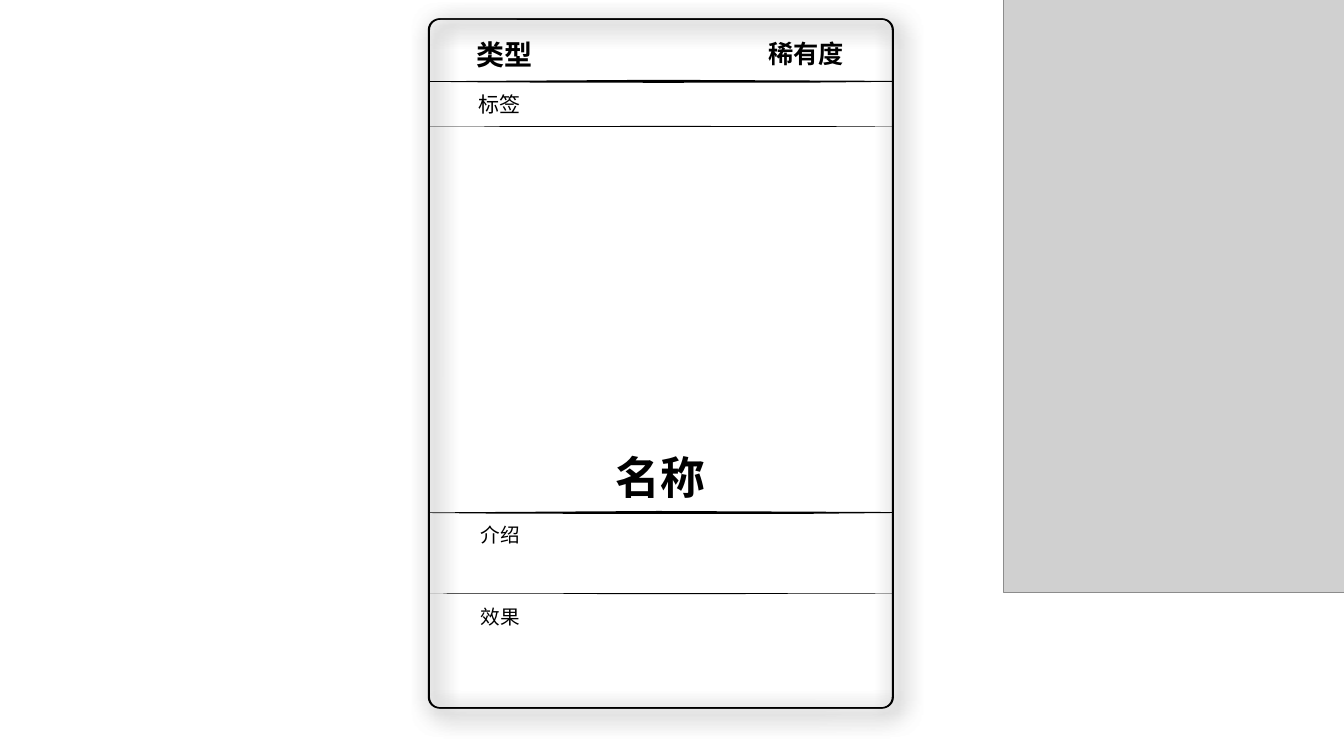
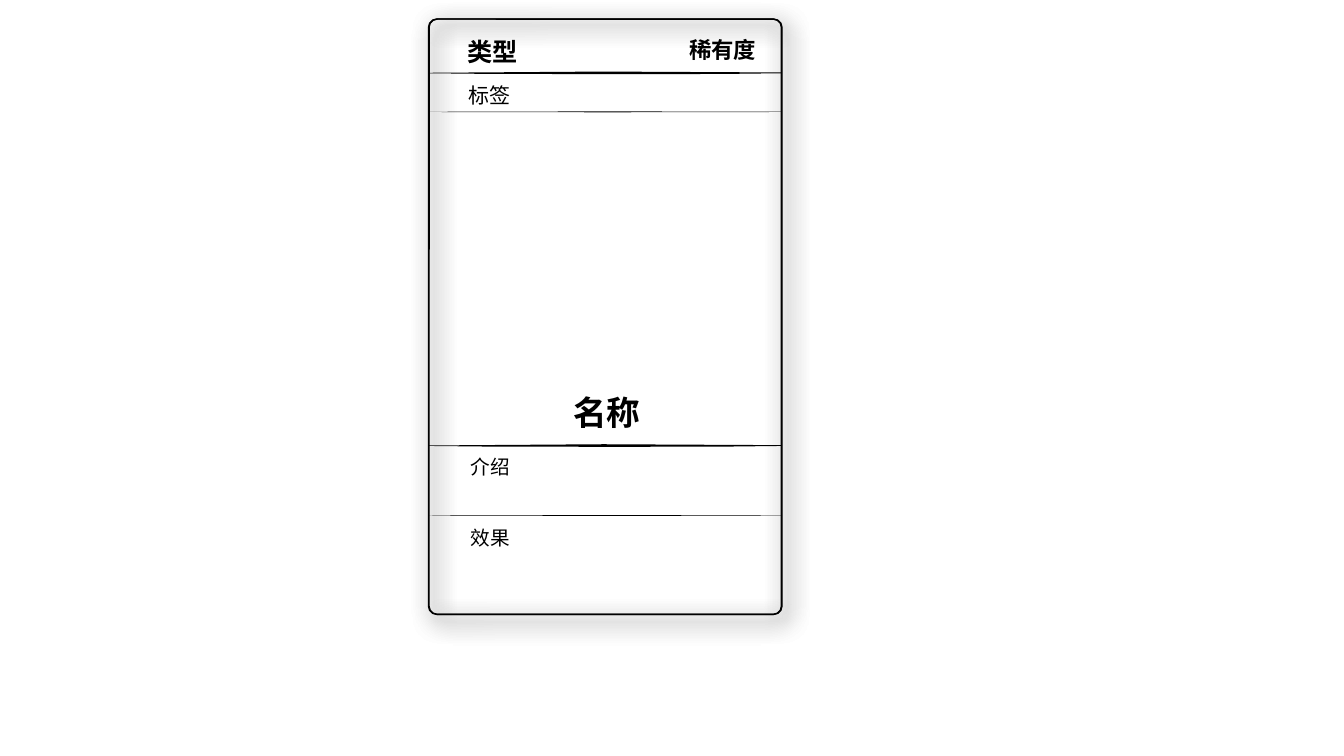
Before and after one commit to Cynthia7979/The-Prophesy-War, a slide deck: slide 1 of Card_Workspace.pptx. Drawn at 1344x756 pixels with LibreOffice and Linux fonts; fonts in the diff are those of the drawing; grey boxes stand for pictures; background and template pictures are left out. Boxes give left, top, right and bottom in pixels: in the first picture for what was removed or moved away, otherwise in the second. Text is boxed around its words. In the diff, an @@ line names an element or a change of style, - is before the commit and + after.

```diff
--- a/Card_Workspace.pptx
+++ b/Card_Workspace.pptx
@@ rounded rectangle: place and size @@
-rounded rectangle at <box>429,19,892,708</box>
+rounded rectangle at <box>429,19,781,615</box>
@@ rounded rectangle: place and size @@
-rounded rectangle at <box>430,19,893,708</box>
+rounded rectangle at <box>430,19,782,615</box>
@@ picture removed at <box>1004,0,1344,593</box> @@
@@ text "类型": place and size @@
-text "类型" at <box>476,41,532,68</box>
+text "类型" at <box>467,39,517,63</box>
@@ text "类型" at <box>467,39,517,63</box>: size 20 to 18 pt @@
@@ text "稀有度": place and size @@
-text "稀有度" at <box>768,41,844,66</box>
+text "稀有度" at <box>689,39,756,60</box>
@@ text "稀有度" at <box>689,39,756,60</box>: size 18 to 16 pt @@
@@ freeform shape: place and size @@
-freeform shape at <box>429,80,892,83</box>
+freeform shape at <box>429,72,781,75</box>
@@ text "标签": place and size @@
-text "标签" at <box>478,94,520,114</box>
+text "标签" at <box>469,85,511,105</box>
@@ freeform shape: place and size @@
-freeform shape at <box>430,126,893,127</box>
+freeform shape at <box>429,112,781,113</box>
@@ text "名称": place and size @@
-text "名称" at <box>616,455,706,498</box>
+text "名称" at <box>573,396,640,428</box>
@@ text "名称" at <box>573,396,640,428</box>: size 32 to 24 pt @@
@@ freeform shape: place and size @@
-freeform shape at <box>430,511,893,514</box>
+freeform shape at <box>429,445,781,448</box>
@@ text "介绍": place and size @@
-text "介绍" at <box>481,525,520,544</box>
+text "介绍" at <box>471,457,510,476</box>
@@ freeform shape: place and size @@
-freeform shape at <box>430,593,893,594</box>
+freeform shape at <box>429,515,781,516</box>
@@ text "效果": place and size @@
-text "效果" at <box>481,607,520,626</box>
+text "效果" at <box>471,528,510,547</box>
```
Also in this commit, not shown: 6 other files.
